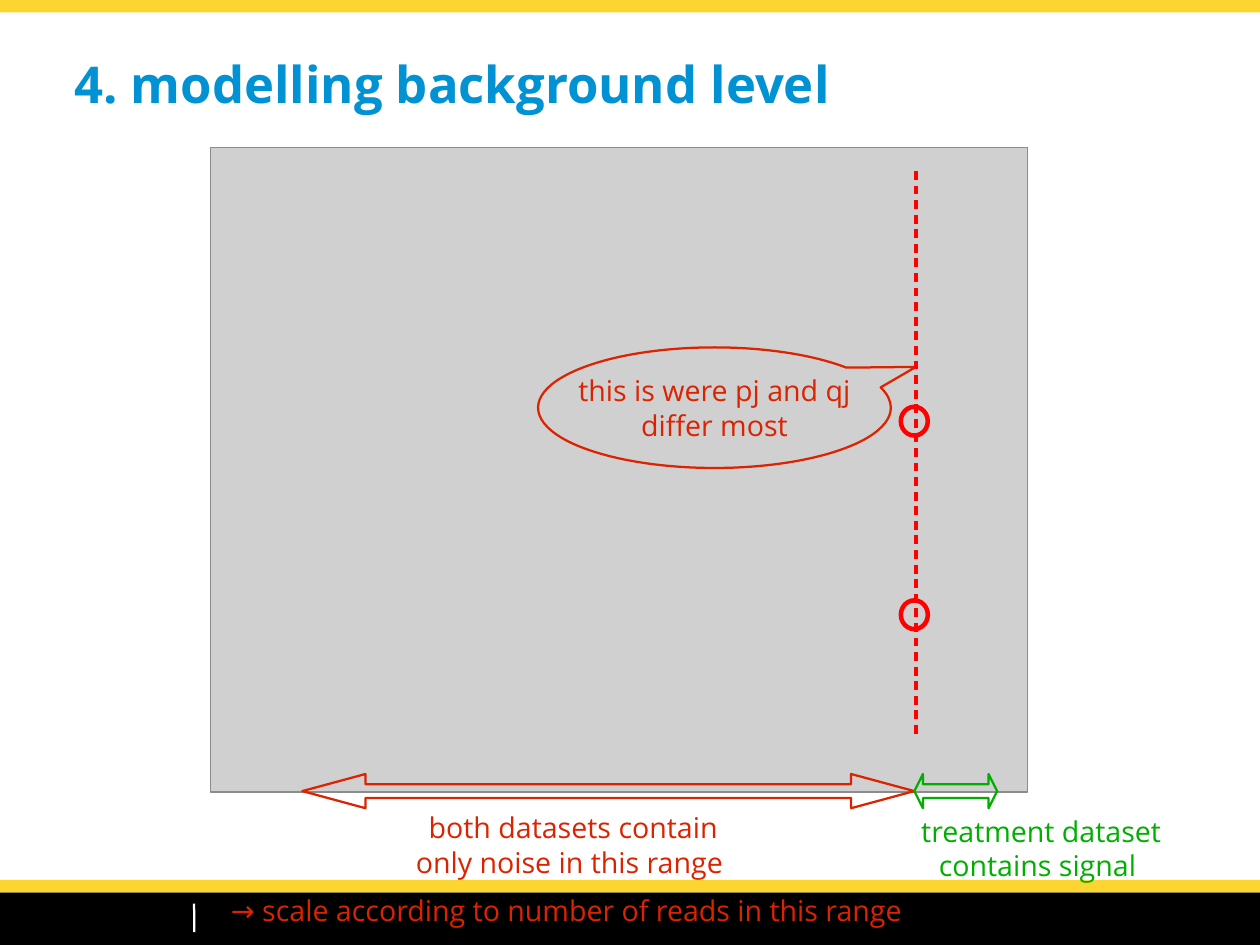
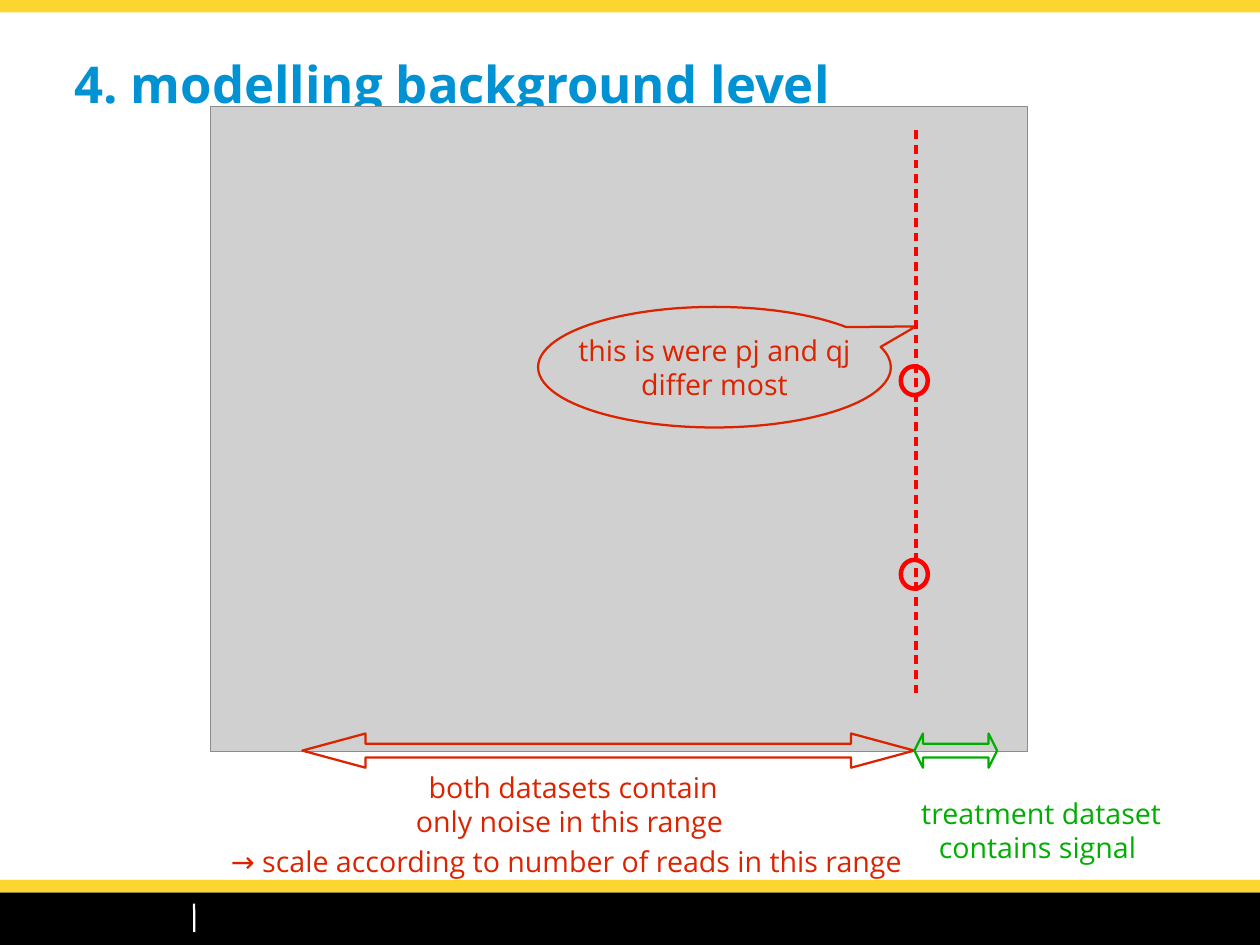
Before and after one commit to dputhier/EBA_2015_ChIP-Seq, a slide deck: slide 25 of slides/chipseq_CarlHerrmann_Roscoff2015.odp. Drawn at 1260x945 pixels with LibreOffice and Linux fonts; fonts in the diff are those of the drawing; grey boxes stand for pictures; background and template pictures are left out. Boxes give left, top, right and bottom in pixels: in the first picture for what was removed or moved away, otherwise in the second. Text is boxed around its words. In the diff, an @@ line names an element or a change of style, - is before the commit and + after.

```diff
--- a/slides/chipseq_CarlHerrmann_Roscoff2015.odp
+++ b/slides/chipseq_CarlHerrmann_Roscoff2015.odp
@@ 2 ellipses, 2 left right arrows, 1 picture, 1 text, 1 speech bubble, 1 freeform shape: place and size @@
-2 ellipses, 2 left right arrows, 1 picture, 1 text, 1 speech bubble, 1 freeform shape at (210,147,1028,881)
+2 ellipses, 2 left right arrows, 1 picture, 1 text, 1 speech bubble, 1 freeform shape at (210,106,1028,839)
@@ text "treatment dataset": place and size @@
-text "treatment dataset" at (921,820,1161,884)
+text "treatment dataset" at (921,802,1161,865)
@@ text "→ scale according to number ...": place and size @@
-text "→ scale according to number ..." at (262,899,901,928)
+text "→ scale according to number ..." at (262,850,901,879)
```
Also in this commit, not shown: 6 other slides changed, 2 slides added, 1 other file.
